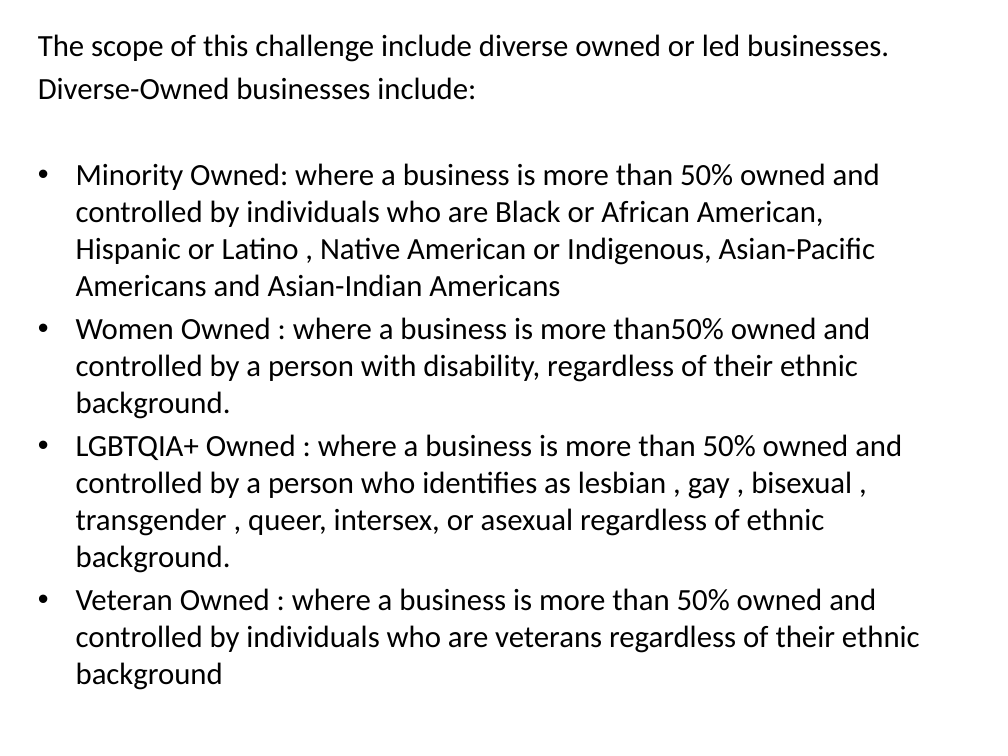
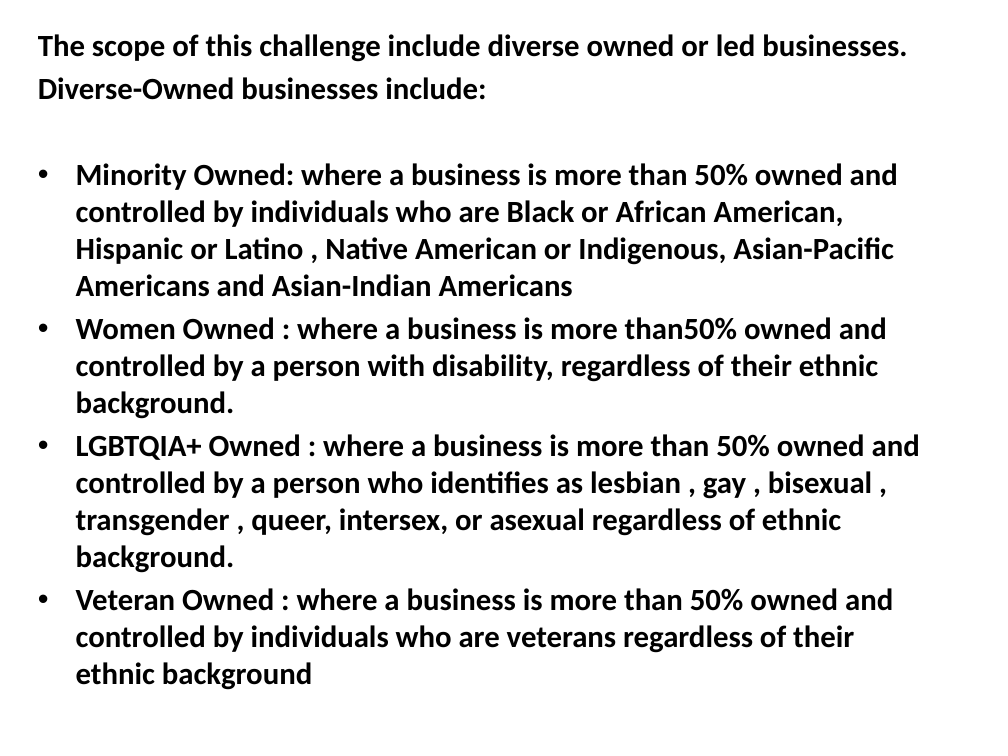
Before and after one commit to diggersdata/TeamDocuments, a slide deck: slide 4 of Hackathon_UserStories.pptx. Drawn at 1008x756 pixels with LibreOffice and Linux fonts; fonts in the diff are those of the drawing; background and template pictures are left out. Boxes give left, top, right and bottom in pixels: in the first picture for what was removed or moved away, otherwise in the second. Text is boxed around its words. In the diff, an @@ line names an element or a change of style, - is before the commit and + after.

```diff
--- a/Hackathon_UserStories.pptx
+++ b/Hackathon_UserStories.pptx
@@ text "The scope of this challenge ..." at box(38, 34, 920, 690): bold on @@
```
Also in this commit, not shown: 3 other slides changed.
